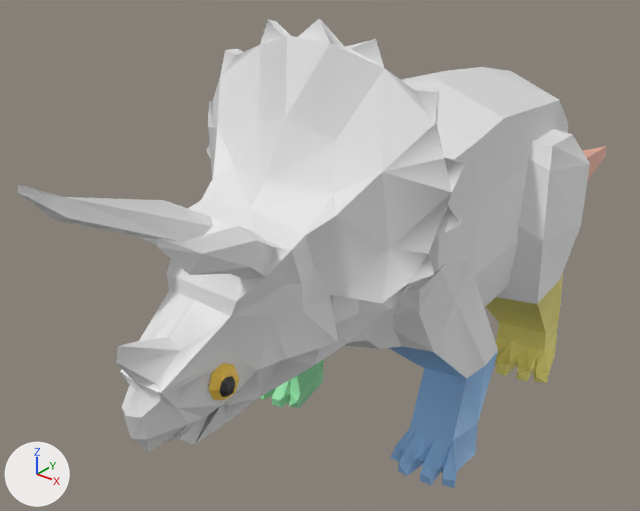
One commit to the FBX model assets/blender/trike.fbx: the scene before it, then after it.
Both versions are drawn from a 50 mm lens placed at (0.0462, -0.0719, 0.0287), pointed at (-0.0089, -0.003, -0.014). Lighting does not change. The marker at lower left points along +X, +Y and +Z. The older version comes first. Where no turn or scale is listed for an object, it has been applied to the vertices.

Names of what the first picture shows: 'trike_Body', 'trike_Dark', 'trike_Eyes', 'trike_LegBL', 'trike_LegFL', 'trike_LegFR' and 1 more.
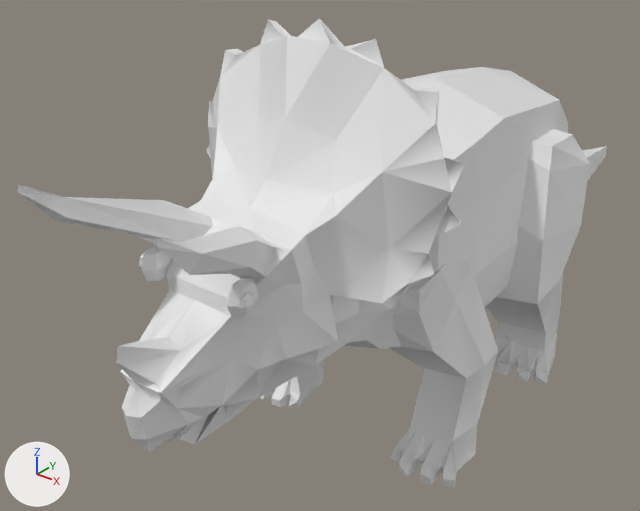
What differs and where, as boxes [x1, y1, x2, y2] in the pictures (640 x 511 px; the box of a moved part takes in the faces that stretch with it):
'trike_LegFL', recoloured (blue to white): [389, 346, 498, 488] in both
'trike_LegBL', recoloured (yellow to white): [486, 273, 563, 383] in both
'trike_Eyes', reshaped, recoloured: before [208, 363, 239, 400]; after [141, 244, 259, 318]
'trike_LegFR', recoloured (green to white): [259, 359, 324, 408] in both
'trike_Dark', reshaped, recoloured: before [219, 376, 235, 397]; after [138, 253, 255, 314]
part 1 of me_trike_eyes_004, moved or reshaped: before [208, 363, 239, 400]; after [227, 278, 259, 318]
part 2 of me_trike_eyes_004, moved or reshaped (not visible before): after [141, 244, 172, 282]
part 3 of me_trike_dark_004, moved or reshaped: before [219, 376, 235, 397]; after [239, 293, 255, 314]
part 4 of me_trike_dark_004, moved or reshaped (not visible before): after [138, 253, 145, 272]

What changed in the scene script:
```text
Change me_trike_eyes_004:
    used by ob_trike_eyes; location = (0.0, 0.0, 0.0)
    remove me_trike_eyes_004.from_pydata(...)  # 40 vertices, 48 faces; spans x -0.00425..0.00407, y -0.03204..-0.02864, z -0.01283..-0.00943
    remove me_trike_eyes_004.materials.append(mat_pc_eyes)  # yellow #f9ce50
    add me_trike_eyes_004.from_pydata(...)  # 40 vertices, 48 faces; spans x -0.00569..0.0056, y -0.03104..-0.02764, z -0.00524..-0.00184
    me_trike_eyes_004 part 1: the loose piece of 20 vertices spanning x 0.00234..0.00407, y -0.03204..-0.02864, z -0.01283..-0.00943 is moved by (0.00153, 0.001, 0.00759)
    me_trike_eyes_004 part 2: the loose piece of 20 vertices spanning x -0.00425..-0.00251, y -0.03204..-0.02864, z -0.01283..-0.00943 is moved by (-0.00145, 0.001, 0.00759)
Change me_trike_dark_004:
    used by ob_trike_dark; location = (0.0, 0.0, 0.0)
    remove me_trike_dark_004.from_pydata(...)  # 40 vertices, 48 faces; spans x -0.00457..0.00439, y -0.03164..-0.02984, z -0.01203..-0.01023
    remove me_trike_dark_004.materials.append(mat_pc_dark)  # black #272727
    add me_trike_dark_004.from_pydata(...)  # 40 vertices, 48 faces; spans x -0.00602..0.00593, y -0.03064..-0.02884, z -0.00444..-0.00264
    me_trike_dark_004 part 3: the loose piece of 20 vertices spanning x 0.00361..0.00439, y -0.03164..-0.02984, z -0.01203..-0.01023 is moved by (0.00153, 0.001, 0.00759)
    me_trike_dark_004 part 4: the loose piece of 20 vertices spanning x -0.00457..-0.00379, y -0.03164..-0.02984, z -0.01203..-0.01023 is moved by (-0.00145, 0.001, 0.00759)
Change me_trike_legfr_004:
    where me_trike_legfr_004.from_pydata(...)  # 61 vertices, 97 faces; spans x -0.0136..0.0003, y -0.0141..-0.0003, z -0.0299..-0.0135
    remove me_trike_legfr_004.materials.append(mat_pc_legfr)  # green #95e7aa
Change me_trike_legbl_004:
    where me_trike_legbl_004.from_pydata(...)  # 74 vertices, 119 faces; spans x 0.0..0.013, y -0.0016..0.0239, z -0.0297..-0.0148
    remove me_trike_legbl_004.materials.append(mat_pc_legbl)  # yellow #f3e77c
Change me_trike_legfl_004:
    where me_trike_legfl_004.from_pydata(...)  # 65 vertices, 106 faces; spans x 0.0..0.0136, y -0.0141..-0.0003, z -0.03..-0.0135
    remove me_trike_legfl_004.materials.append(mat_pc_legfl)  # blue #95c4f3
```
